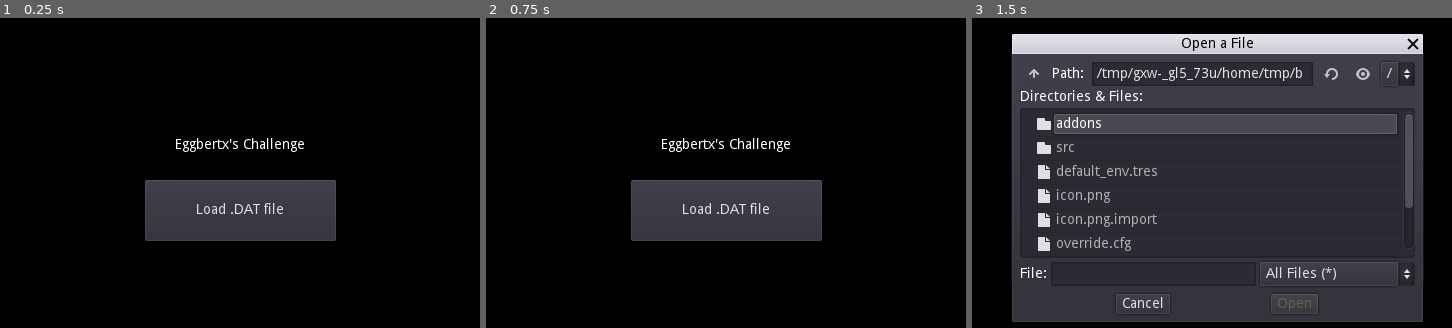
Above: before the commit, frames 1-3 (left to right).
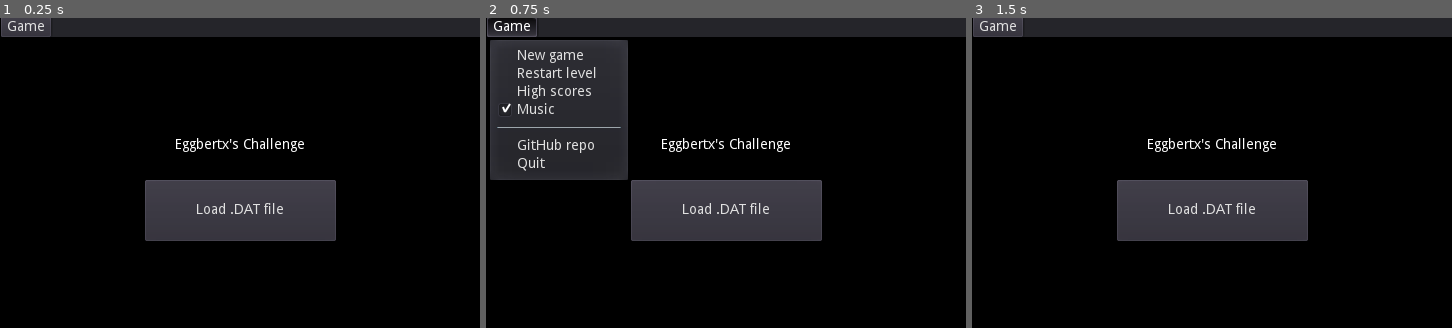
Above: after the commit, the same moments.

Repository: Eggbertx/Eggbertxs-Challenge
Game: Godot game, scene res://src/Main.tscn
Same seed, same stepped clock (60 frames per second), same inputs: the game is played once before the commit and once after it.
Inputs (mouse positions are in pixels of both pictures, inside the frame that each line leads up to):
- Up to frame 1 (0.25 s): no input
- Up to frame 2 (0.75 s): click (510, 27) at 0.5 s, where only the run after the commit has a clickable "Game"
- Up to frame 3 (1.5 s): click "Load .DAT file" at 1.25 s

The runs differ from the first frame. In frame 1, 6.1% of the frame differs, in the area x 0-100%, y 0-7%; in frame 2, 19%; in frame 3, 78%, in the area x 0-100%, y 0-99%.

Commit message:
Add tile values and simple menu bar to be expanded later

Diff:
--- a/project.godot
+++ b/project.godot
@@ -18,10 +18,16 @@
 "class": "Level",
 "language": "GDScript",
 "path": "res://src/level/Level.gd"
+}, {
+"base": "Node",
+"class": "Objects",
+"language": "GDScript",
+"path": "res://src/data/objects.gd"
 } ]
 _global_script_class_icons={
 "DatFile": "",
-"Level": ""
+"Level": "",
+"Objects": ""
 }
 
 [application]
--- a/src/Main.gd
+++ b/src/Main.gd
@@ -34,6 +34,7 @@
 		.register()
 
 	Console.add_command("levelInfo", self, "level_info")\
+		.set_description("Prints info about the current level")\
 		.add_argument("level", TYPE_INT)\
 		.register()
 
--- a/src/Main.tscn
+++ b/src/Main.tscn
@@ -1,11 +1,14 @@
-[gd_scene load_steps=3 format=2]
+[gd_scene load_steps=4 format=2]
 
 [ext_resource path="res://src/Main.gd" type="Script" id=1]
 [ext_resource path="res://src/hud/LoaderScreen.tscn" type="PackedScene" id=2]
+[ext_resource path="res://src/hud/UI.tscn" type="PackedScene" id=3]
 
 [node name="Main" type="Node"]
 script = ExtResource( 1 )
 
 [node name="LoaderScreen" parent="." instance=ExtResource( 2 )]
 
+[node name="UI" parent="." instance=ExtResource( 3 )]
+
 [connection signal="file_selected" from="LoaderScreen" to="." method="_on_LoaderScreen_file_selected"]
--- /dev/null
+++ b/src/data/objects.gd
@@ -0,0 +1,130 @@
+extends Node
+
+class_name Objects
+
+const WATER = 0x03
+const FIRE = 0x04
+const WALL_INVIS_NOAPPEAR = 0x05 # Invisible Wall (won't appear)
+const BLOCKED_N = 0x06
+const BLOCKED_W = 0x07
+const BLOCKED_S = 0x08
+const BLOCKED_E = 0x09
+const DIRT_MOVABLE = 0x0A
+const DIRT = 0x0B
+const ICE = 0x0C
+const FORCE_S = 0x0D
+const CLONING_BLK_N = 0x0E
+const CLONING_BLK_W = 0x0F
+const CLONING_BLK_S = 0x10
+const CLONING_BLK_E = 0x11
+const FORCE_N = 0x12
+const FORCE_E = 0x13
+const FORCE_W = 0x14
+const EXIT = 0x15
+const DOOR_BLUE = 0x16
+const DOOR_RED = 0x17
+const DOOR_GREEN = 0x18
+const DOOR_YELLOW = 0x19
+const SLIDE_SE = 0x1A
+const SLIDE_SW = 0x1B
+const SLIDE_NW = 0x1C
+const SLIDE_NE = 0x1D
+const BLOCK_TO_TILE = 0x1E # Blue Block, becomes Tile
+const BLOCK_TO_WALL = 0x1F # Blue Block, becomes Wall
+const _UNUSED = 0x20
+const THIEF = 0x21
+const SOCKET = 0x22
+const BUTTON_GREEN = 0x23 # Green Button - doors
+const BUTTON_RED = 0x24 # Red Button - cloning
+const SWITCH_CLOSED = 0x25 # Switch Block, Closed
+const SWITCH_OPEN = 0x26 # Switch Block, Open
+const BUTTON_TRAPS = 0x27 # Brown Button - Traps
+const BUTTON_TANKS = 0x28 # Blue Button - Tanks
+const TELEPORT = 0x29
+const BOMB = 0x2A
+const TRAP = 0x2B
+const WALL_INVIS = 0x2C # Invisible Wall (Will appear)
+const GRAVEL = 0x2D
+const PASS_ONCE = 0x2E
+const HINT = 0x2F
+const BLOCKED_SE = 0x30
+const CLONER = 0x31 # Cloning Machine
+const FORCE_ALL = 0x32 # Force All Direction
+const DROWNING = 0x33 # Drowning Chip
+const BURNED = 0x34 # Burned Chip
+const BURNED2 = 0x35 # Burned Chip(2)
+const _UNUSED2 = 0x36
+const _UNUSED3 = 0x37
+const _UNUSED4 = 0x38
+const CHIP_IN_EXIT = 0x39 # Chip in Exit - end game
+const END_GAME = 0x3A # Exit - end game
+const END_GAME2 = 0x3B # Exit - end game
+const SWIMMING_N = 0x3C # Chip Swimming (N)
+const SWIMMING_W = 0x3D # Chip Swimming (W)
+const SWIMMING_S = 0x3E # Chip Swimming (S)
+const SWIMMING_E = 0x3F # Chip Swimming (E)
+const BUG_N = 0x40
+const BUG_W = 0x41
+const BUG_S = 0x42
+const BUG_E = 0x43
+const FIREBUG_N = 0x44
+const FIREBUG_W = 0x45
+const FIREBUG_S = 0x46
+const FIREBUG_E = 0x47
+const BALL_N = 0x48 # Pink Ball (N)
+const BALL_W = 0x49 # Pink Ball (W)
+const BALL_S = 0x4A # Pink Ball (S)
+const BALL_E = 0x4B # Pink Ball (E)
+const TANK_N = 0x4C
+const TANK_W = 0x4D
+const TANK_S = 0x4E
+const TANK_E = 0x4F
+const GHOST_N = 0x50
+const GHOST_W = 0x51
+const GHOST_S = 0x52
+const GHOST_E = 0x53
+const FROG_N = 0x54
+const FROG_W = 0x55
+const FROG_S = 0x56
+const FROG_E = 0x57
+const DUMBBELL_N = 0x58
+const DUMBBELL_W = 0x59
+const DUMBBELL_S = 0x5A
+const DUMBBELL_E = 0x5B
+const BLOB_N = 0x5C
+const BLOB_W = 0x5D
+const BLOB_S = 0x5E
+const BLOB_E = 0x5F
+const CENTIPEDE_N = 0x60
+const CENTIPEDE_W = 0x61
+const CENTIPEDE_S = 0x62
+const CENTIPEDE_E = 0x63
+const KEY_BLUE = 0x64
+const KEY_RED = 0x65
+const KEY_GREEN = 0x66
+const KEY_YELLOW = 0x67
+const FLIPPERS = 0x68
+const FIRE_BOOTS = 0x69
+const ICE_SKATES = 0x6A
+const SUCTION_BOOTS = 0x6B
+const CHIP_N = 0x6C
+const CHIP_W = 0x6D
+const CHIP_S = 0x6E
+const CHIP = 0x6F
+
+# returns true if the given tile id represents a recognized tile type, false otherwise
+func valid_tile_value(tile: int):
+	return tile >= 0\
+		&& tile != _UNUSED\
+		&& tile != _UNUSED2\
+		&& tile != _UNUSED3\
+		&& tile != _UNUSED4\
+		&& tile <= CHIP
+
+func _ready():
+	pass
+
+
+# Called every frame. 'delta' is the elapsed time since the previous frame.
+#func _process(delta):
+#	pass
--- /dev/null
+++ b/src/hud/UI.gd
@@ -0,0 +1,33 @@
+extends Control
+
+onready var game_menu = $Panel/HBoxContainer/MenuButton.get_popup()
+
+enum {ITEM_NEWGAME, ITEM_RESTARTLVL, ITEM_HIGHSCORES, ITEM_MUSIC, SEPARATOR, ITEM_REPO, ITEM_QUIT}
+const REPO_URL = "https://github.com/Eggbertx/Eggbertxs-Challenge"
+
+func _ready() -> void:
+	game_menu.connect("id_pressed", self, "handle_menu")
+
+func handle_menu(id):
+	# Console.write_line("Selected item text: %s" % menu.get_item_text(id))
+	var checked = false
+	if game_menu.is_item_checkable(id):
+		game_menu.toggle_item_checked(id)
+		checked = game_menu.is_item_checked(id)
+	match id:
+		ITEM_NEWGAME:
+			Console.write_line("Starting a new game")
+		ITEM_RESTARTLVL:
+			Console.write_line("Restarting level")
+		ITEM_HIGHSCORES:
+			Console.write_line("Showing high scores")
+		ITEM_MUSIC:
+			if checked:
+				Console.write_line("Playing music")
+			else:
+				Console.write_line("Stopped playing music")
+		ITEM_REPO:
+			OS.shell_open(REPO_URL)
+		ITEM_QUIT:
+			Console.write_line("Goodbye")
+			get_tree().quit(0)
--- /dev/null
+++ b/src/hud/UI.tscn
@@ -0,0 +1,37 @@
+[gd_scene load_steps=2 format=2]
+
+[ext_resource path="res://src/hud/UI.gd" type="Script" id=1]
+
+[node name="UI" type="Control"]
+anchor_right = 1.0
+anchor_bottom = 1.0
+margin_left = 0.667419
+margin_top = -0.667419
+margin_right = 0.667419
+margin_bottom = -0.667419
+script = ExtResource( 1 )
+__meta__ = {
+"_edit_use_anchors_": false
+}
+
+[node name="Panel" type="Panel" parent="."]
+anchor_right = 1.0
+rect_min_size = Vector2( 35, 20 )
+__meta__ = {
+"_edit_use_anchors_": false
+}
+
+[node name="HBoxContainer" type="HBoxContainer" parent="Panel"]
+margin_right = 35.0
+margin_bottom = 20.0
+__meta__ = {
+"_edit_use_anchors_": false
+}
+
+[node name="MenuButton" type="MenuButton" parent="Panel/HBoxContainer"]
+margin_right = 50.0
+margin_bottom = 20.0
+size_flags_vertical = 3
+text = "Game"
+flat = false
+items = [ "New game", null, 0, false, false, 0, 0, null, "", false, "Restart level", null, 0, false, false, 1, 0, null, "", false, "High scores", null, 0, false, false, 2, 0, null, "", false, "Music", null, 1, true, false, 3, 0, null, "", false, "", null, 0, false, false, 4, 0, null, "", true, "GitHub repo", null, 0, false, false, 5, 0, null, "", false, "Quit", null, 0, false, false, 6, 0, null, "", false ]
